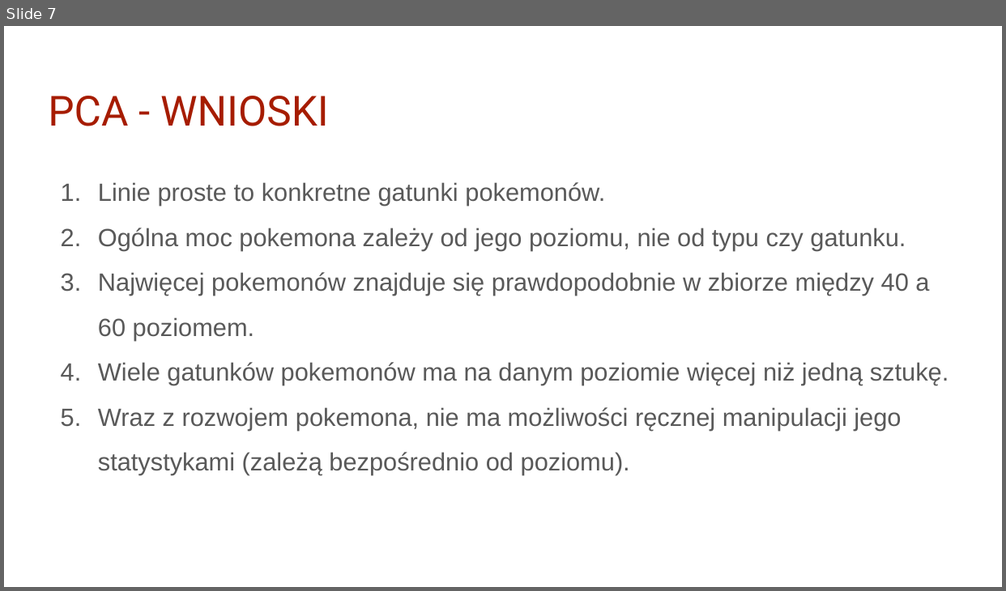
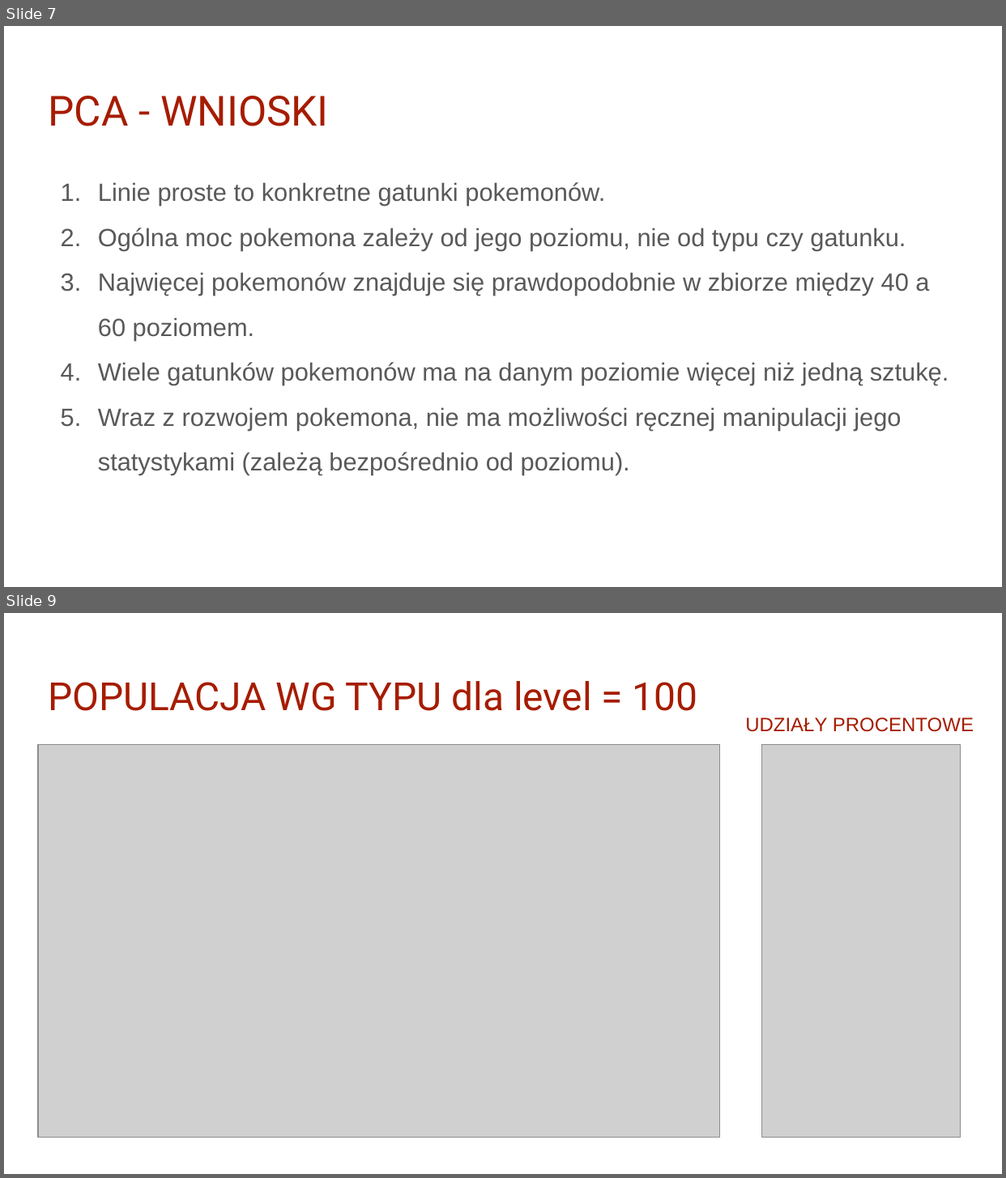
Before and after one commit to infoshareacademy/jdsz4-pg_team, a slide deck: python_project/03 presentation/Pokemony iSA Python.pptx. Shown one above the other, each under a label of ours: slide 7 before the commit, slides 7 and 9 after it; the slides between them are not shown. The pictures are 1006x591 and 1006x1178 pixels, drawn with LibreOffice and Linux fonts; fonts in the diff are those of the drawing; grey boxes stand for pictures; background and template pictures are left out. Boxes give left, top, right and bottom in pixels: in the first picture for what was removed or moved away, otherwise in the second. Text is boxed around its words. In the diff, an @@ line names an element or a change of style, - is before the commit and + after.

```diff
--- a/python_project/03 presentation/Pokemony iSA Python.pptx
+++ b/python_project/03 presentation/Pokemony iSA Python.pptx
@@ slide 9 added at (4, 613, 1002, 1174), background #FFFFFF @@
@@ title added at (48, 681, 698, 711), 28 pt, text #A61C00 @@
+POPULACJA WG TYPU dla level = 100
@@ text added at (745, 717, 974, 732), 14 pt, text #A61C00 @@
+UDZIAŁY PROCENTOWE
@@ picture added at (38, 745, 719, 1138) @@
@@ picture added at (761, 745, 960, 1138) @@
```
Also in this commit, not shown: 12 other slides added.
